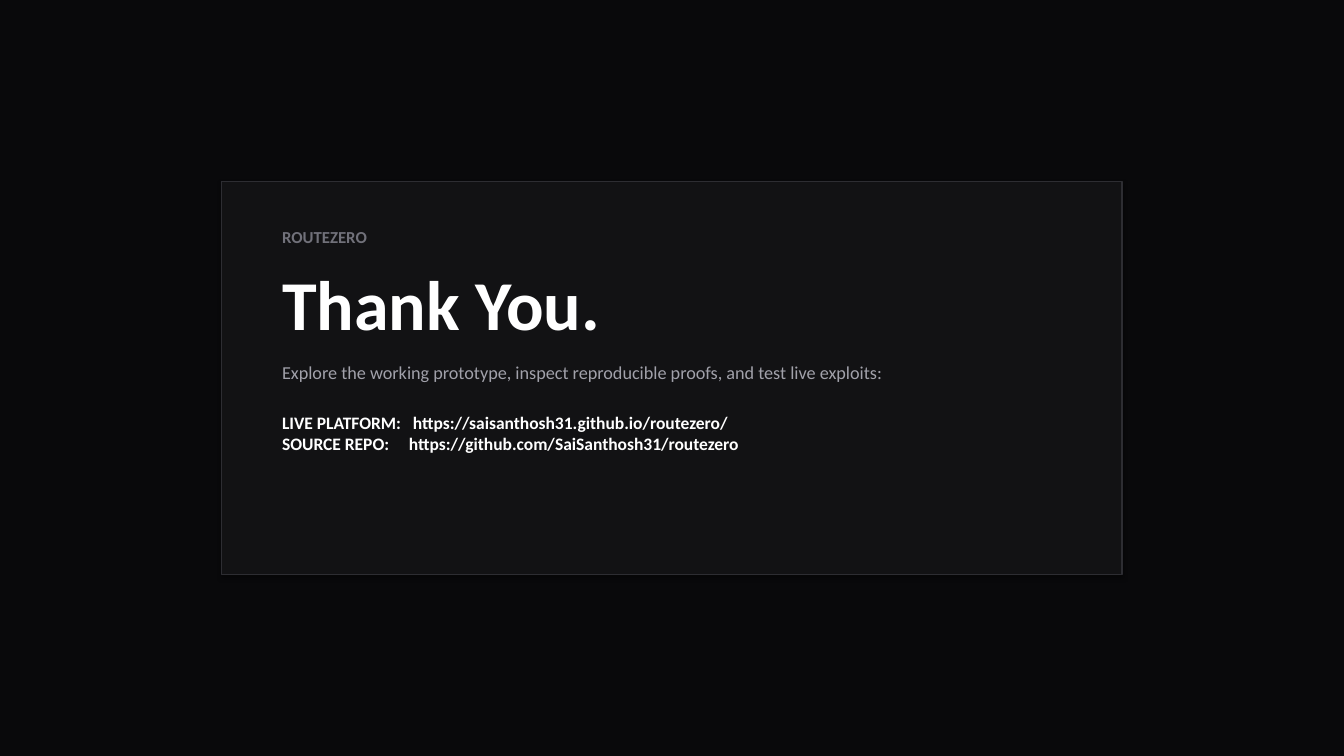
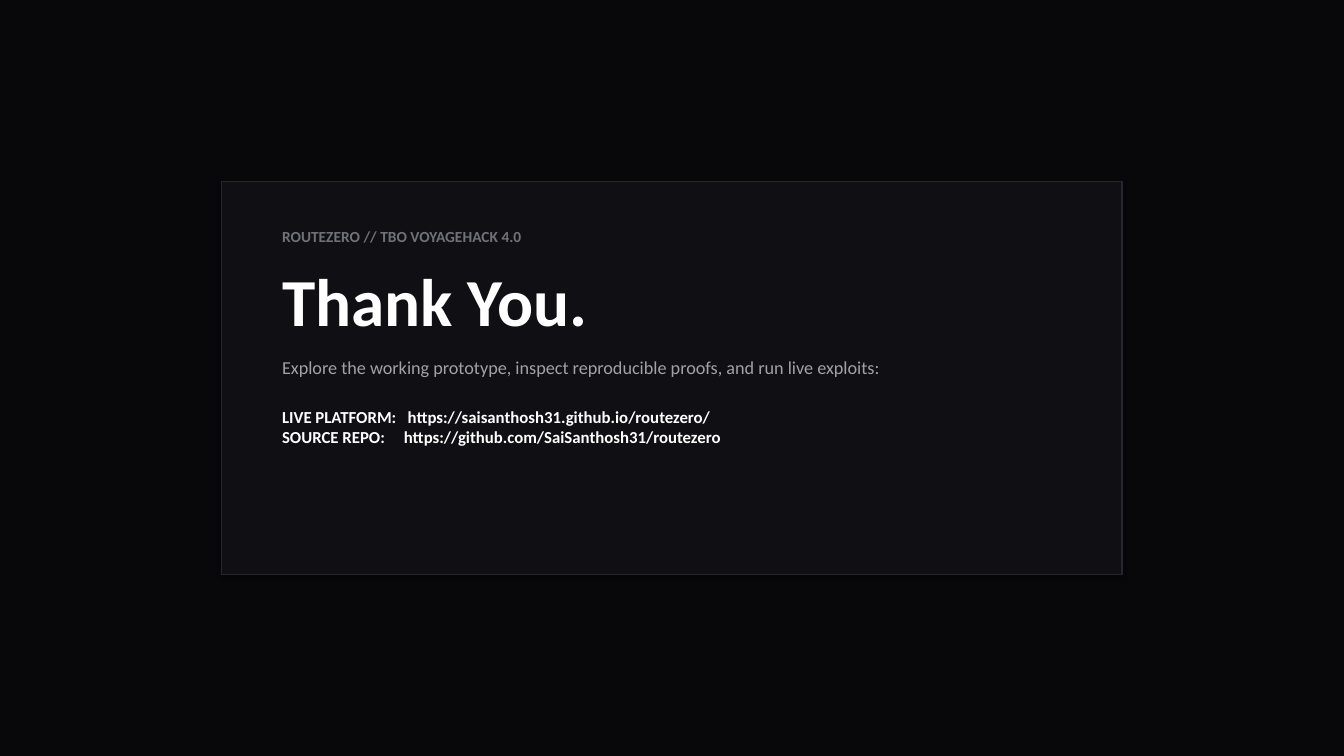
Before and after one commit to SaiSanthosh31/routezero, a slide deck: slide 4 of RouteZero_VoyageHack_Submission.pptx. Drawn at 1344x756 pixels with LibreOffice and Linux fonts; fonts in the diff are those of the drawing. Boxes give left, top, right and bottom in pixels: in the first picture for what was removed or moved away, otherwise in the second. Text is boxed around its words. In the diff, an @@ line names an element or a change of style, - is before the commit and + after.

Commit message:
design: elevate presentation deck with modern technical UI

```diff
--- a/RouteZero_VoyageHack_Submission.pptx
+++ b/RouteZero_VoyageHack_Submission.pptx
@@ rectangle at (0, 0, 1344, 756): fill #09090B to #08080A @@
@@ rectangle at (222, 181, 1122, 575): fill #121214 to #101014; outline #2D2D32 1 pt to #26262D 1 pt @@
@@ text at (282, 232, 522, 242): text changed; size 12 to 11 pt @@
-ROUTEZERO
+ROUTEZERO // TBO VOYAGEHACK 4.0
@@ text at (282, 279, 721, 446): size 50 to 48 pt in "Thank You."; size 12.5 to 12 pt in "LIVE PLATFORM: https://saisanthosh31.github.io/routezero/ SO ..." @@
@@ text at (282, 361, 879, 377): text changed @@
-Explore the working prototype, inspect reproducible proofs, and test live exploits:
+Explore the working prototype, inspect reproducible proofs, and run live exploits:
```
Also in this commit, not shown: 3 other slides changed, 1 other file.
